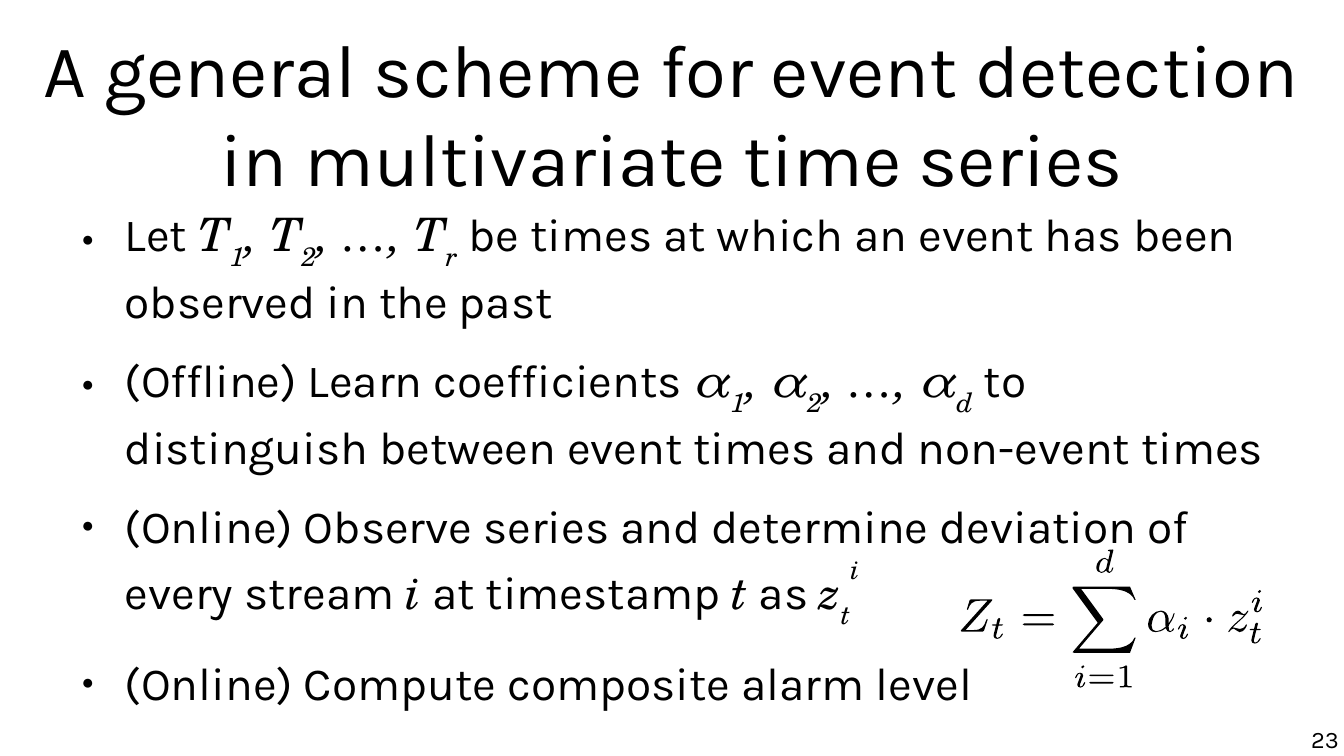
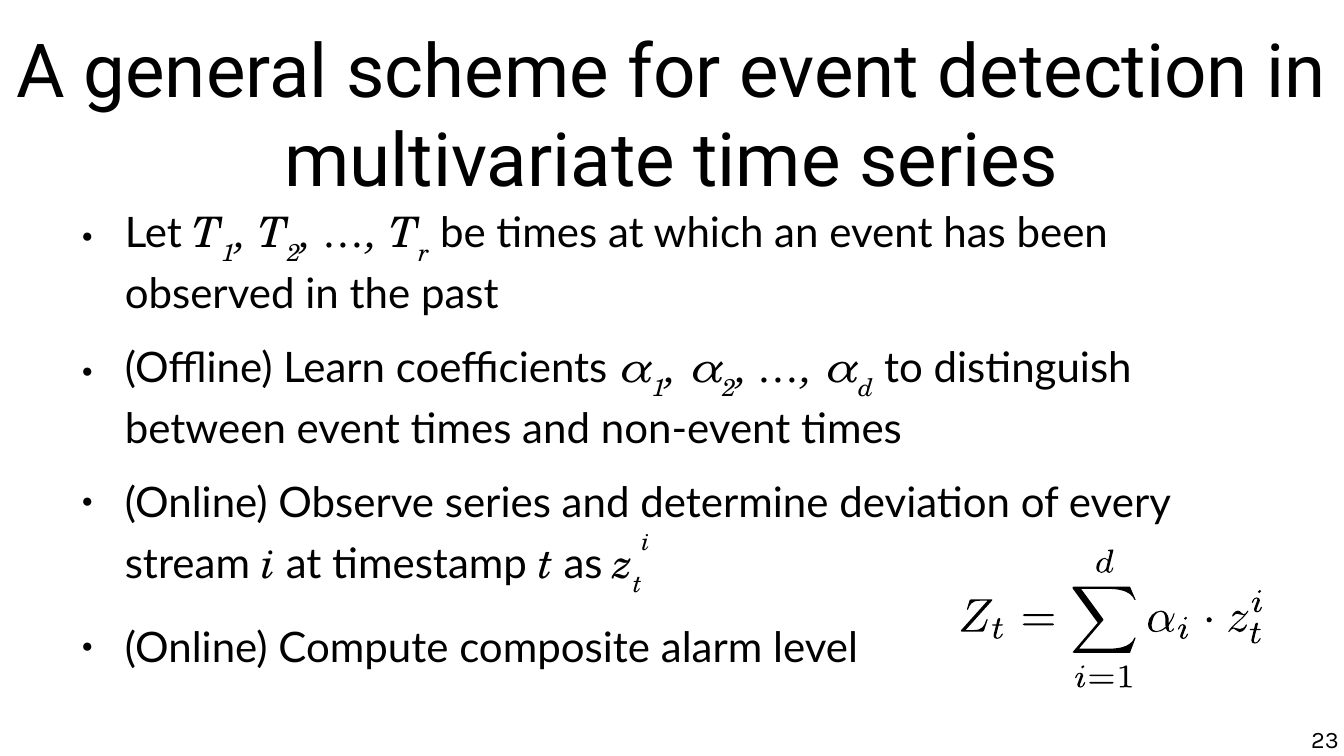
Before and after one commit to marco-calautti/data-mining-course, a slide deck: slide 23 of theory/odp/tt29_forecasting.odp. Drawn at 1344x756 pixels with LibreOffice and Linux fonts; fonts in the diff are those of the drawing. Boxes give left, top, right and bottom in pixels: in the first picture for what was removed or moved away, otherwise in the second. Text is boxed around its words. In the diff, an @@ line names an element or a change of style, - is before the commit and + after.

```diff
--- a/theory/odp/tt29_forecasting.odp
+++ b/theory/odp/tt29_forecasting.odp
@@ title "A general scheme for event ..." at (17, 40, 1325, 187): font Karla to Roboto @@
@@ text "Let T1, T2, …, Tr ..." at (125, 216, 1171, 670): size 27.2 to 24.8 pt; font Karla to Lato in "Let be times at which an event ...", "(Offline) Learn coefficients to distinguish between event ...", "(Online) Observe series and determine deviation of ...", "(Online) Compute composite alarm level" @@
```
Also in this commit, not shown: 26 other slides changed, 48 other files.
